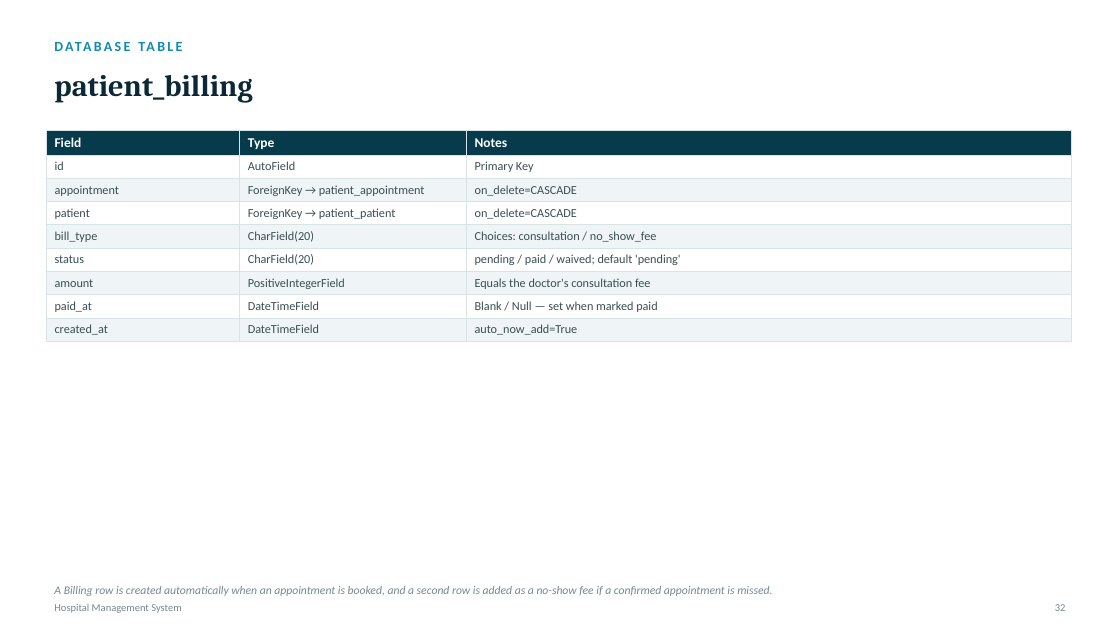
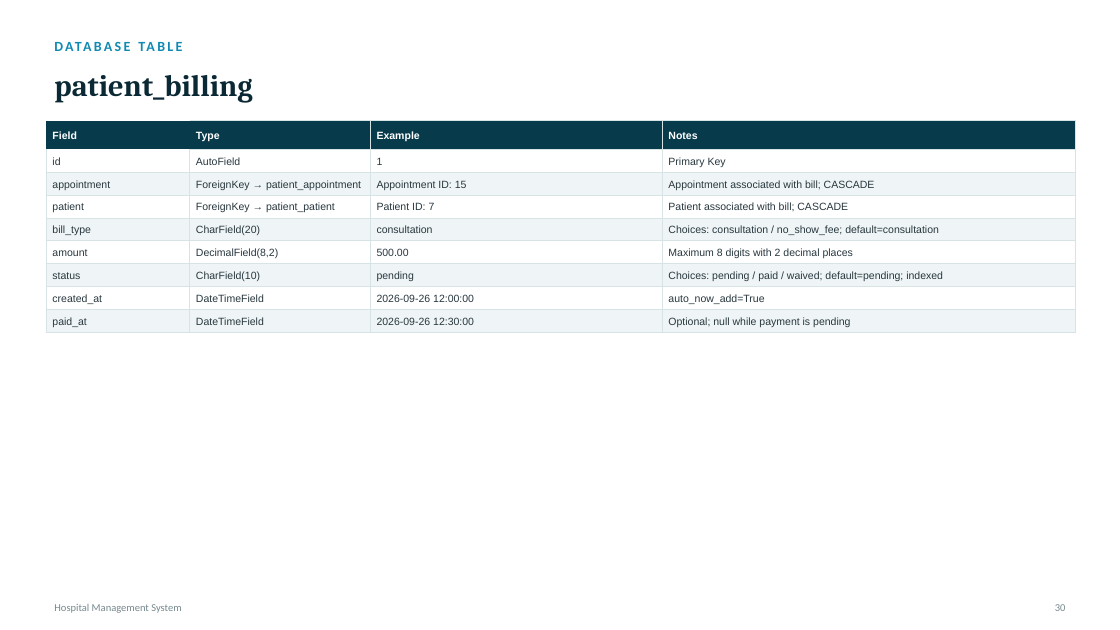
Before and after one commit to lakshitbuilds/Hospital-Management-System, a slide deck: slide 29 of HMS_Project_Presentation.pptx. Drawn at 1120x630 pixels with LibreOffice and Linux fonts; fonts in the diff are those of the drawing. Boxes give left, top, right and bottom in pixels: in the first picture for what was removed or moved away, otherwise in the second. Text is boxed around its words. In the diff, an @@ line names an element or a change of style, - is before the commit and + after.

```diff
--- a/HMS_Project_Presentation.pptx
+++ b/HMS_Project_Presentation.pptx
@@ table at (x1=46, y1=121, x2=1076, y2=333) @@
-column 1: Field | id | appointment | patient | bill_type | status | amount | paid_at | created_at
-column 2: Type | AutoField | ForeignKey → patient_appointment | ForeignKey → patient_patient | CharField(20) | CharField(20) | PositiveIntegerField | DateTimeField | DateTimeField
-column 3: Notes | Primary Key | on_delete=CASCADE | on_delete=CASCADE | Choices: consultation / no_show_fee | pending / paid / waived; default 'pending' | Equals the doctor's consultation fee | Blank / Null — set when marked paid | auto_now_add=True
+column 1: Field | id | appointment | patient | bill_type | amount | status | created_at | paid_at
+column 2: Type | AutoField | ForeignKey → patient_appointment | ForeignKey → patient_patient | CharField(20) | DecimalField(8,2) | CharField(10) | DateTimeField | DateTimeField
+column 3: Example | 1 | Appointment ID: 15 | Patient ID: 7 | consultation | 500.00 | pending | 2026-09-26 12:00:00 | 2026-09-26 12:30:00
+column 4: Notes | Primary Key | Appointment associated with bill; CASCADE | Patient associated with bill; CASCADE | Choices: consultation / no_show_fee; default=consultation | Maximum 8 digits with 2 decimal places | Choices: pending / paid / waived; default=pending; indexed | auto_now_add=True | Optional; null while payment is pending
@@ table resized from (x1=46, y1=130, x2=1071, y2=339) to (x1=46, y1=121, x2=1076, y2=333) @@
@@ text removed at (x1=54, y1=586, x2=772, y2=596) @@
-A Billing row is created automatically when an appointment is booked, and a second row is added as a no-show fee if a confirmed appointment is missed.
@@ text at (x1=1055, y1=604, x2=1066, y2=611): text changed @@
-32
+30
```
Also in this commit, not shown: 9 other slides changed, 4 slides added, 2 slides removed, 8 other files.
